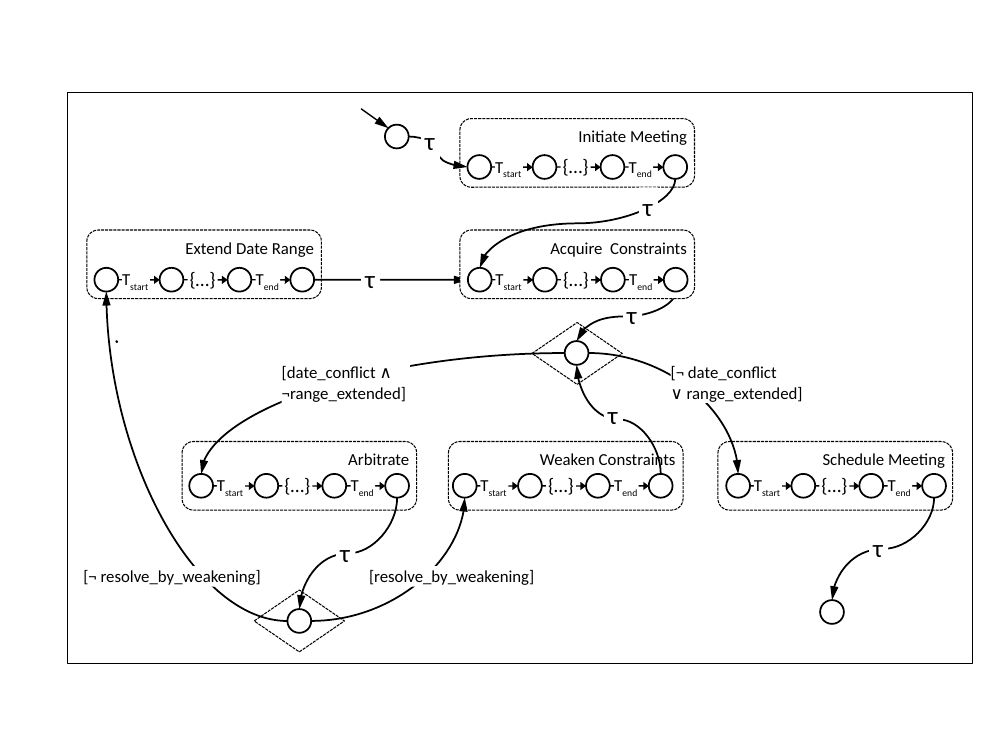
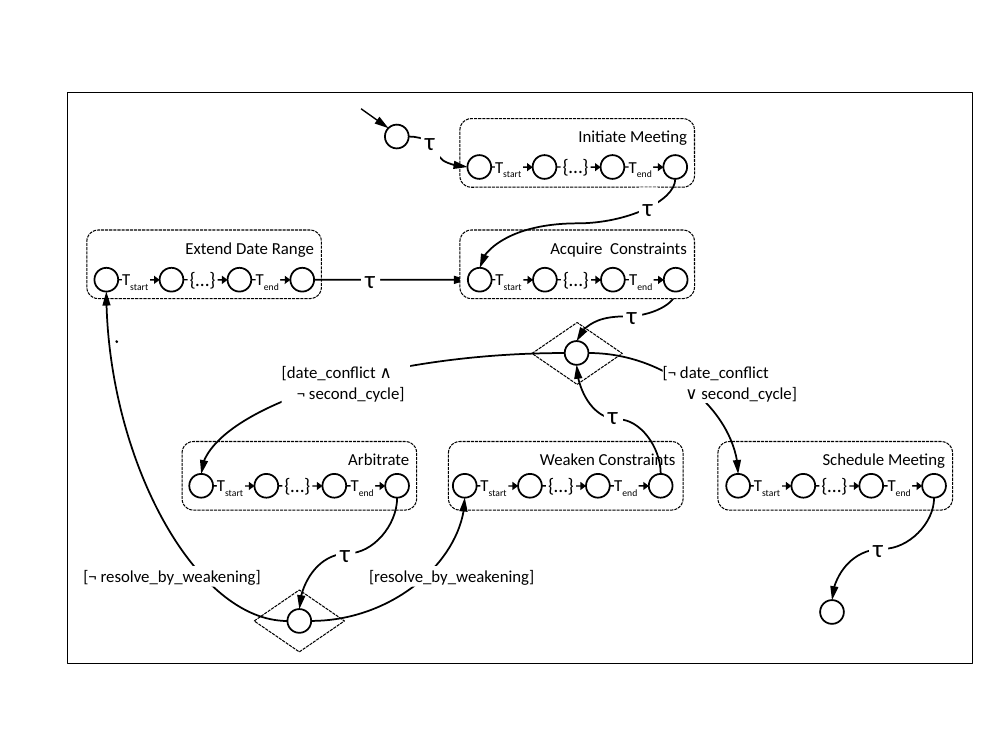
Before and after one commit to blambeau/phd, a slide deck: slide 9 of writing/images/train.pptx. Drawn at 1008x756 pixels with LibreOffice and Linux fonts; fonts in the diff are those of the drawing. Boxes give left, top, right and bottom in pixels: in the first picture for what was removed or moved away, otherwise in the second. Text is boxed around its words. In the diff, an @@ line names an element or a change of style, - is before the commit and + after.

Commit message:
Updated images for second_cycle fluent

```diff
--- a/writing/images/train.pptx
+++ b/writing/images/train.pptx
@@ text at [282, 366, 405, 402]: text changed @@
-[date_conflict ∧
-¬range_extended]
+[date_conflict ∧
+¬ second_cycle]
@@ text "[¬ date_conflict ∨ second_cycle]": place and size @@
-text "[¬ date_conflict ∨ second_cycle]" at [670, 362, 805, 402]
+text "[¬ date_conflict ∨ second_cycle]" at [680, 366, 797, 402]
@@ text at [680, 366, 797, 402]: text changed @@
-[¬ date_conflict
-∨ range_extended]
+[¬ date_conflict
+∨ second_cycle]
```
Also in this commit, not shown: 2 other slides changed, 5 other files.
